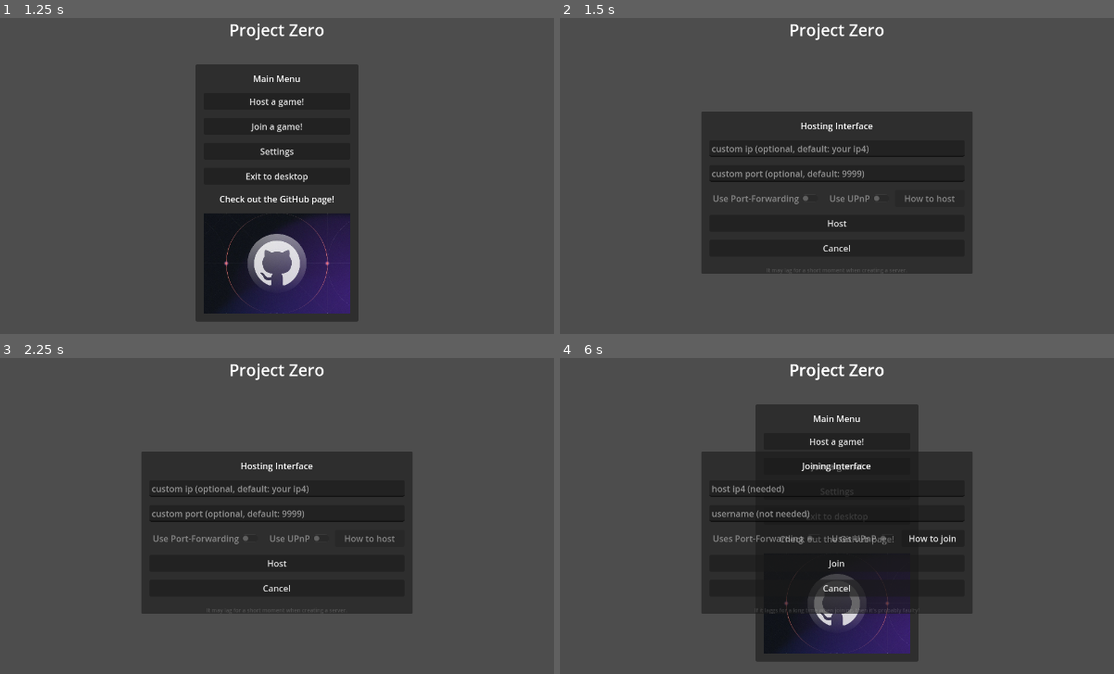
Above: before the commit, frames 1-4 (two rows, left to right).
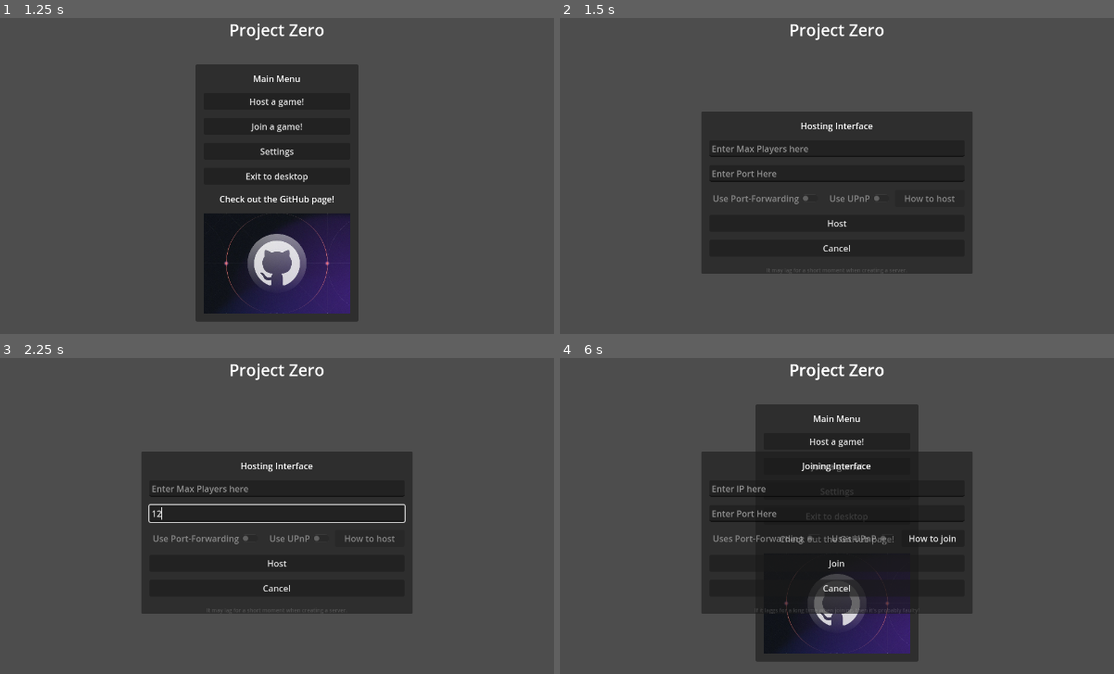
Above: after the commit, the same moments.

Repository: atomazu/Project-Zero
Game: Godot game, scene res://game.tscn
Two runs of this game, one before a commit and one after it. Both use one fixed random seed, a clock stepped at 60 frames per second and the inputs below.
Inputs (mouse positions are in pixels of both pictures, inside the frame that each line leads up to):
- Up to frame 1 (1.25 s): tap Enter (ui_accept) at 0.5, 0.77 s; move the mouse to (437, 172) at 0.52 s; hold Right (ui_right) from 0.53 s (still down)
- Up to frame 2 (1.5 s): release Right (ui_right) at 1.25 s; click "Host a game!" at 1.25 s
- Up to frame 3 (2.25 s): click (277, 512) at 2.02 s; type "12" at 2.1 s
- Up to frame 4 (6 s): click "Host" at 2.75 s; click "Ready to play" at 3.5 s; click "Ready to play" at 4.25 s; click "Leave to Main Menu" at 5 s; click "Join a game!" at 5.75 s

Frame 1 is identical in both runs. In frame 2, 0.6% of the frame differs, in the area x 27-56%, y 40-52%; in frame 3, 1.1%, in the area x 26-74%, y 40-53%; in frame 4, 0.4%.

Commit message:
Unfinished fix for Lobby

Diff:
--- a/game.tscn
+++ b/game.tscn
@@ -210,15 +210,15 @@
 horizontal_alignment = 1
 vertical_alignment = 1
 
-[node name="CustomIp" type="LineEdit" parent="LocalUserInterface/HostingInterface/MainPanel/MarginContainer/VBoxContainer"]
-layout_mode = 2
-focus_mode = 0
-placeholder_text = "custom ip (optional, default: your ip4)"
+[node name="MaxPlayers" type="LineEdit" parent="LocalUserInterface/HostingInterface/MainPanel/MarginContainer/VBoxContainer"]
+layout_mode = 2
+focus_mode = 1
+placeholder_text = "Enter Max Players here"
 
 [node name="CustomPort" type="LineEdit" parent="LocalUserInterface/HostingInterface/MainPanel/MarginContainer/VBoxContainer"]
 layout_mode = 2
-focus_mode = 0
-placeholder_text = "custom port (optional, default: 9999)"
+focus_mode = 1
+placeholder_text = "Enter Port Here"
 
 [node name="HBoxContainer" type="HBoxContainer" parent="LocalUserInterface/HostingInterface/MainPanel/MarginContainer/VBoxContainer"]
 layout_mode = 2
@@ -321,16 +321,14 @@
 vertical_alignment = 1
 
 [node name="CustomIp" type="LineEdit" parent="LocalUserInterface/JoiningInterface/MainPanel/MarginContainer/VBoxContainer"]
-unique_name_in_owner = true
-layout_mode = 2
-focus_mode = 0
-placeholder_text = "host ip4 (needed)"
+layout_mode = 2
+focus_mode = 1
+placeholder_text = "Enter IP here"
 
 [node name="CustomPort" type="LineEdit" parent="LocalUserInterface/JoiningInterface/MainPanel/MarginContainer/VBoxContainer"]
-unique_name_in_owner = true
-layout_mode = 2
-focus_mode = 0
-placeholder_text = "username (not needed)"
+layout_mode = 2
+focus_mode = 1
+placeholder_text = "Enter Port Here"
 
 [node name="HBoxContainer" type="HBoxContainer" parent="LocalUserInterface/JoiningInterface/MainPanel/MarginContainer/VBoxContainer"]
 layout_mode = 2
@@ -859,7 +857,7 @@
 [connection signal="pressed" from="LocalUserInterface/MainMenu/MainPanel/MarginContainer/VBoxContainer/SettingsButton" to="LocalUserInterface" method="_on_switch_menu" binds= ["%MainMenu", "%Settings"]]
 [connection signal="pressed" from="LocalUserInterface/MainMenu/MainPanel/MarginContainer/VBoxContainer/ExitButton" to="LocalUserInterface" method="_on_exit_button_pressed"]
 [connection signal="pressed" from="LocalUserInterface/HostingInterface/MainPanel/MarginContainer/VBoxContainer/HostButton" to="LocalUserInterface" method="_on_switch_menu" binds= ["%HostingInterface", "%Lobby", "create_server"]]
-[connection signal="pressed" from="LocalUserInterface/HostingInterface/MainPanel/MarginContainer/VBoxContainer/CancelButton" to="LocalUserInterface" method="_on_switch_menu" binds= ["%HostingPanel", "%MainMenu"]]
+[connection signal="pressed" from="LocalUserInterface/HostingInterface/MainPanel/MarginContainer/VBoxContainer/CancelButton" to="LocalUserInterface" method="_on_switch_menu" binds= ["%HostingInterface", "%MainMenu"]]
 [connection signal="pressed" from="LocalUserInterface/JoiningInterface/MainPanel/MarginContainer/VBoxContainer/JoinButton" to="LocalUserInterface" method="_on_switch_menu" binds= ["%JoiningInterface", "%Lobby", "create_client"]]
 [connection signal="pressed" from="LocalUserInterface/JoiningInterface/MainPanel/MarginContainer/VBoxContainer/CancelButton" to="LocalUserInterface" method="_on_switch_menu" binds= ["%JoiningInterface", "%MainMenu"]]
 [connection signal="item_selected" from="LocalUserInterface/Settings/MainPanel/MarginContainer/VBoxContainer/SettingsGr …(200 unchanged characters)…
--- a/server/Client.gd
+++ b/server/Client.gd
@@ -5,16 +5,21 @@
 var peer_list = {}
 @onready var peer_box = %PeerBox
 @onready var lobby_peer = preload("res://scenes/lobby_peer.tscn")
-
+@onready var custom_port = $MainPanel/MarginContainer/VBoxContainer/CustomPort
+@onready var custom_ip = $MainPanel/MarginContainer/VBoxContainer/CustomIp
 
 func _on_create_client():
 	var enet_peer = ENetMultiplayerPeer.new()
-	enet_peer.create_client("localhost" ,9999)
+	if custom_port.text:
+		enet_peer.create_client(str(custom_ip.text), int(custom_port.text))
+	else:
+		enet_peer.create_client(str(custom_ip.text), 9999)
 	multiplayer.multiplayer_peer = enet_peer
 	peer_id = enet_peer.get_unique_id()
 	Global.set_up_network_signals(self)
 
 	print("[Networking-Event]: ", "Client created with id: %s." %peer_id)
+	print("[Networking-Event]: Custom Ip: %s, Port: " %str(custom_ip.text), str(custom_port.text))
 
 
 func _peer_connected(id):
@@ -30,6 +35,7 @@
 func _on_connected_to_server():
 	print("[Client: %s]: "  %peer_id, "Connected to server.")
 	Global.add_peer(peer_id, peer_box, lobby_peer, peer_list)
+	%HostingInterface.sync_client()
 
 
 func _on_connection_failed():
@@ -44,7 +50,6 @@
 	print("[Networking-Event]: ", "Server disconnected.")
 	_on_client_leave()
 	%LocalUserInterface._on_switch_menu("%Lobby", "%MainMenu")
-	Global.display_error("Server disconnected.", "Host closed the game or had a disconnect.", %ErrorPopUp)
 
 
 @rpc("authority", "call_remote")
--- a/server/Server.gd
+++ b/server/Server.gd
@@ -5,28 +5,32 @@
 var peer_list = {}
 @onready var peer_box = %PeerBox
 @onready var lobby_peer = preload("res://scenes/lobby_peer.tscn")
+@onready var custom_port = $MainPanel/MarginContainer/VBoxContainer/CustomPort
+@onready var max_players = $MainPanel/MarginContainer/VBoxContainer/MaxPlayers
 
 
 func _on_create_server():
 	var enet_peer = ENetMultiplayerPeer.new()
-	enet_peer.create_server(9999, 16)
+	if custom_port:
+		enet_peer.create_server(int(custom_port.text), 16)
 	multiplayer.multiplayer_peer = enet_peer
 	peer_id = enet_peer.get_unique_id()
 	Global.set_up_network_signals(self)
 
 	print("[Networking-Event]: ", "Server created.")
+	print("[Networking-Event]: With Max Players: %s, Port: " %str(max_players.text), ", ", str(custom_port.text))
 	Global.add_peer(peer_id, peer_box, lobby_peer, peer_list)
 
 
 func _peer_connected(id):
 	print("[Client: %s]: "  %id, "Connected.")
-	Global.add_peer(id, peer_box, lobby_peer)
+	Global.add_peer(id, peer_box, lobby_peer, peer_list)
 	sync_clients()
 
 
 func _peer_disconnected(id):
 	print("[Client: %s]: "  %id, "Disconnected.")
-	Global.remove_peer(id, peer_box)
+	Global.remove_peer(id, peer_box, peer_list)
 	sync_clients()
 
 
@@ -58,7 +62,8 @@
 
 @rpc("any_peer")
 func sync_client():
-	print("[Server]: ", "Clients synced.")
+	rpc("sync_client", peer_list)
+	print("[Server]: ", "Client synced.")
 
 
 func _on_close_server():
Not shown, changed: .gitignore
